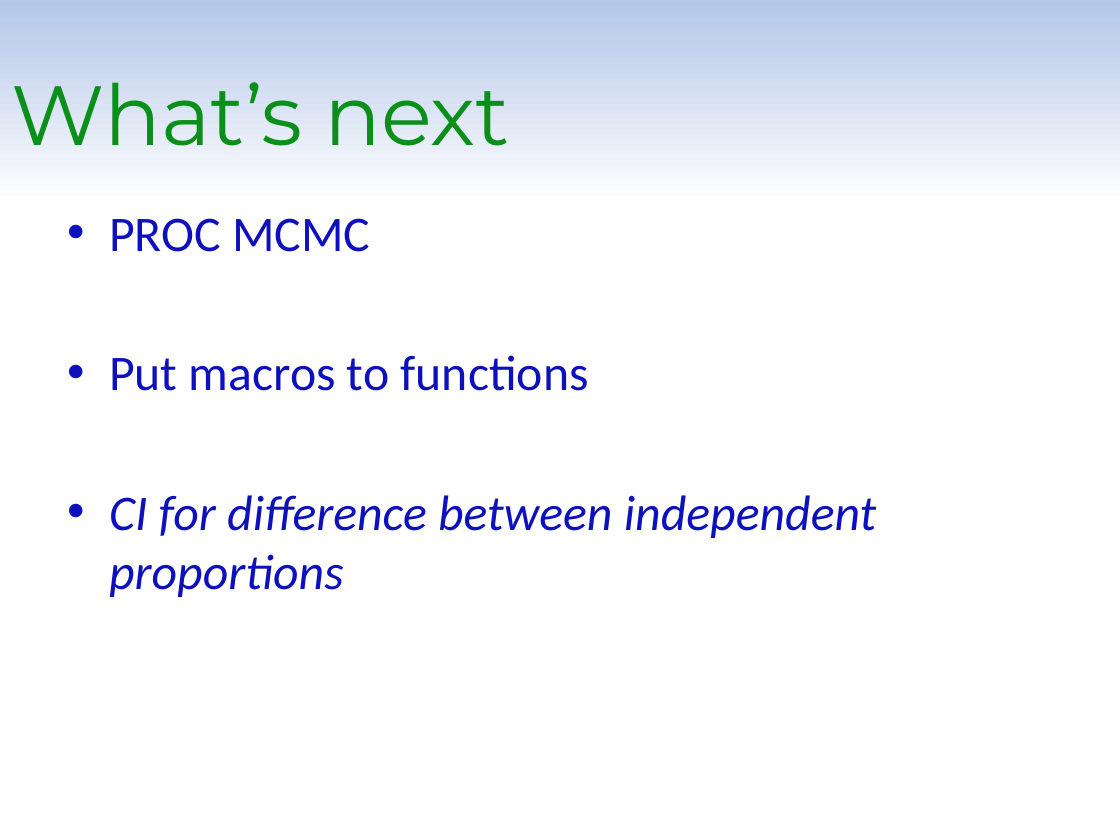
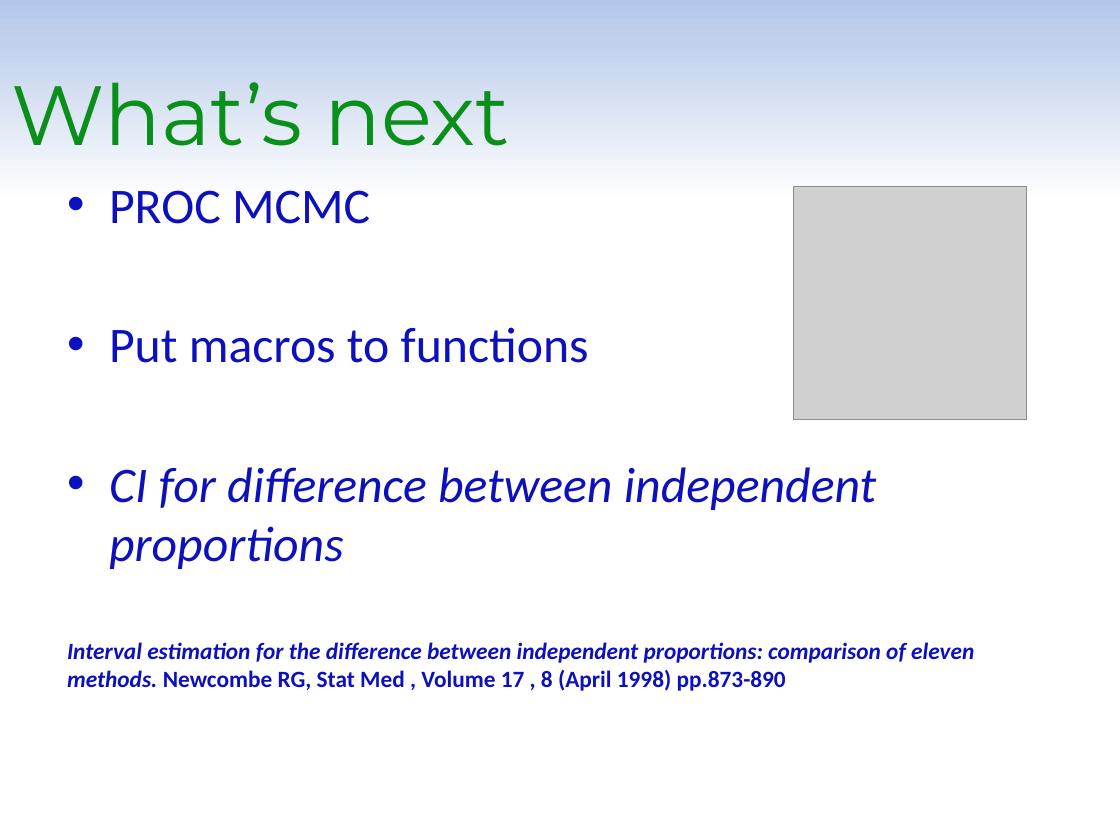
Before and after one commit to Jiangtang/SESUG, a slide deck: slide 36 of 2015/SD103.pptx (slide 37 before the commit). Drawn at 1120x840 pixels with LibreOffice and Linux fonts; fonts in the diff are those of the drawing; grey boxes stand for pictures; background and template pictures are left out. Boxes give left, top, right and bottom in pixels: in the first picture for what was removed or moved away, otherwise in the second. Text is boxed around its words. In the diff, an @@ line names an element or a change of style, - is before the commit and + after.

```diff
--- a/2015/SD103.pptx
+++ b/2015/SD103.pptx
@@ text "PROC MCMC" moved from (x1=109, y1=218, x2=876, y2=597) to (x1=67, y1=190, x2=974, y2=691) @@
@@ picture added at (x1=793, y1=187, x2=1026, y2=420) @@
@@ text at (x1=67, y1=642, x2=974, y2=691): paragraph added @@
+Interval estimation for the difference between independent proportions: comparison of eleven methods. Newcombe RG, Stat Med , Volume 17 , 8 (April 1998) pp.873-890
```
Also in this commit, not shown: 6 other slides changed, 1 slide removed, 2 other files.
